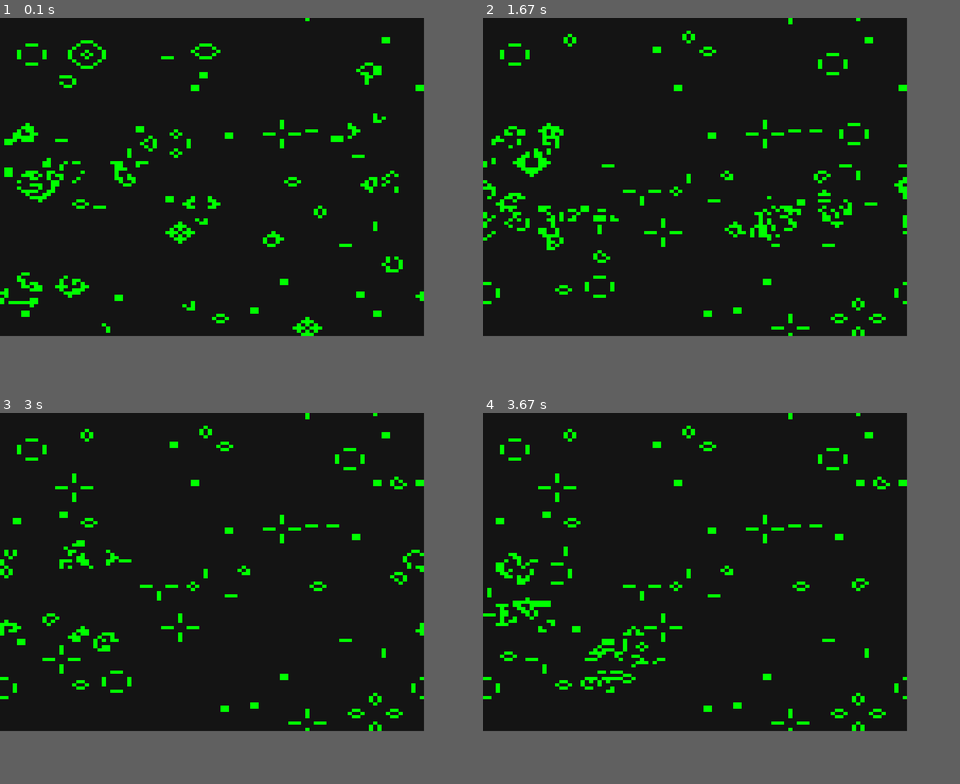
Above: before the commit, frames 1-4 (two rows, left to right).
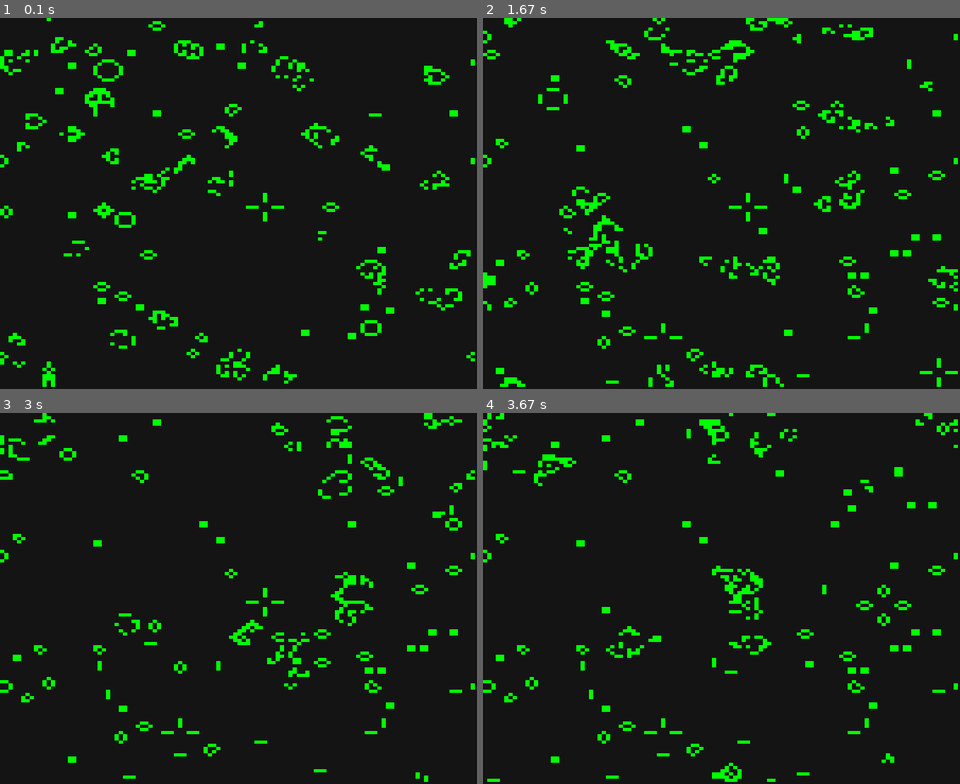
Above: after the commit, the same moments.

Repository: yipyip/Pygame-Examples
Game: pygame game, started from life.py
Two runs of this game, one before a commit and one after it. Both use one fixed random seed, a clock stepped at 60 frames per second and the inputs below.
Inputs:
- Up to frame 1 (0.1 s): no input
- Up to frame 2 (1.67 s): no input
- Up to frame 3 (3 s): tap Enter every 0.33 s from 1.83 to 2.83 s
- Up to frame 4 (3.67 s): tap Enter at 3.17, 3.5 s
The window is 800x600 before the commit and 900x700 after it. Grey fills any space a smaller window leaves; there, only what the larger window draws over its background counts as a difference.

The runs differ from the first frame. In frame 1, 8.2% of the frame differs, in the area x 0-100%, y 0-100%; in frame 2, 8.9%; in frame 3, 6.8%; in frame 4, 7.2%.

Commit message:
comments sum main

Diff:
--- a/life.py
+++ b/life.py
@@ -6,13 +6,12 @@
 ####
 
 import pygame
-import sys
 import random
 
 ####
 
-WIDTH = 800
-HEIGHT = 600
+WIDTH = 900
+HEIGHT = 700
 CELL_WIDTH = 8
 CELL_HEIGHT = 6
 
@@ -25,7 +24,7 @@
 ####
 
 def init_pygame(width, height):
-
+    """Pygame stuff."""
     pygame.init()
     clock = pygame.time.Clock()
     screen = pygame.display.set_mode((width, height))
@@ -36,7 +35,7 @@
 ####
 
 def populate_cells(max_x, max_y, ratio=8):
-
+    """Initialize cells at at random."""
     cells = {}
     for y in range(max_y):
         for x in range(max_x):
@@ -51,7 +50,7 @@
            dead cell   => living cell, if exactly 3 neighbors
            living cell => dead cell, if not 2 or 3 neighbors
     """
-    neighbors = sum(old_cells[(MAX_X+x+i)%MAX_X, (MAX_Y+y+j)%MAX_Y] for i, j in OFFSETS)
+    neighbors = sum(old_cells[(x+i) % MAX_X, (y+j) % MAX_Y] for i, j in OFFSETS)
 
     if old_cells[x, y] == 0:
         if neighbors == 3:
@@ -107,5 +106,4 @@
 
 if __name__ == '__main__':
 
-    screen, clock = init_pygame(WIDTH, HEIGHT)
-    simulate(screen, clock)
+    simulate(*init_pygame(WIDTH, HEIGHT))
